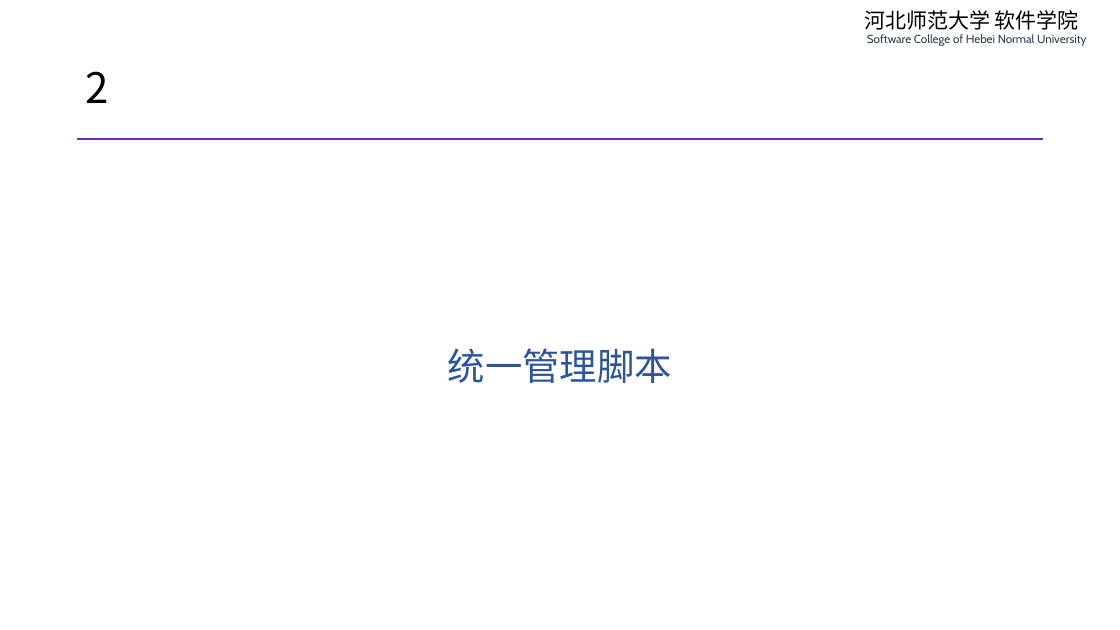
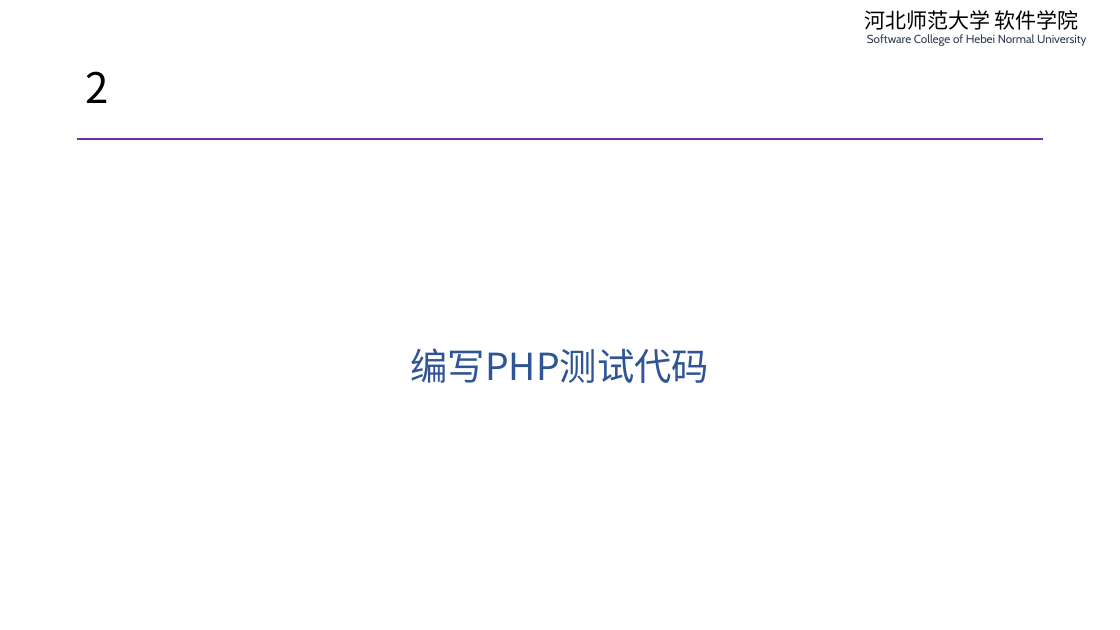
Before and after one commit to edu2act/course-php-serverside-development-on-linux, a slide deck: slide 6 of materials/slides/ch04-complete-lnmp.pptx (slide 5 before the commit). Drawn at 1120x630 pixels with LibreOffice and Linux fonts; fonts in the diff are those of the drawing. Boxes give left, top, right and bottom in pixels: in the first picture for what was removed or moved away, otherwise in the second. Text is boxed around its words. In the diff, an @@ line names an element or a change of style, - is before the commit and + after.

```diff
--- a/materials/slides/ch04-complete-lnmp.pptx
+++ b/materials/slides/ch04-complete-lnmp.pptx
@@ text at [411, 348, 710, 383]: text changed @@
-统一管理脚本
+编写PHP测试代码
```
Also in this commit, not shown: 3 other slides changed, 1 slide added, 3 other files.
